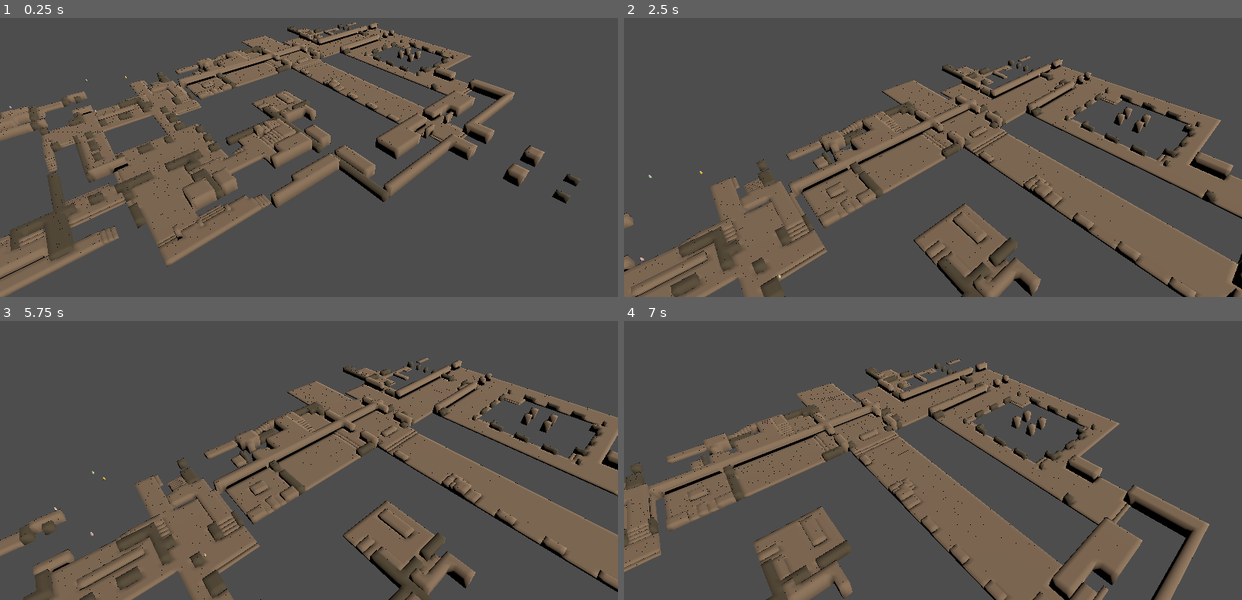
Above: before the commit, frames 1-4 (two rows, left to right).
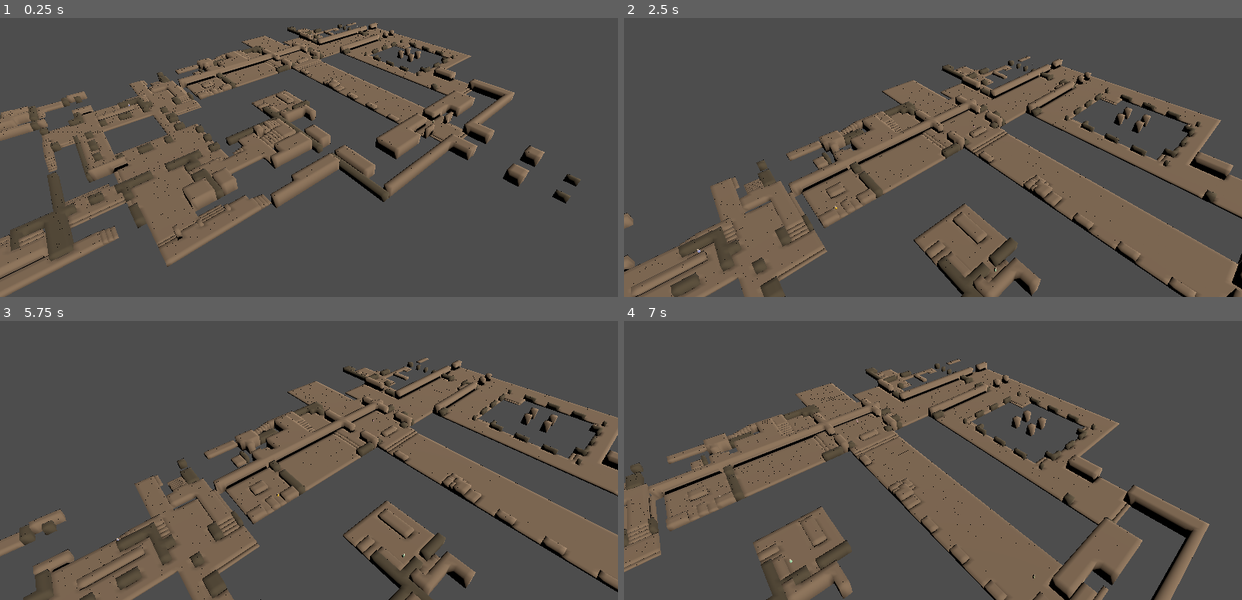
Above: after the commit, the same moments.

Repository: scorpio21/MapaInteractivoAbadia
Game: Godot game, scene res://scenes/Main3D.tscn
Same seed, same stepped clock (60 frames per second), same inputs: the game is played once before the commit and once after it. This scene is started directly instead of the project's main scene.
Inputs (mouse positions are in pixels of both pictures, inside the frame that each line leads up to):
- Up to frame 1 (0.25 s): no input
- Up to frame 2 (2.5 s): tap Enter at 0.5 s; move the mouse to (902, 193) at 0.52 s; hold Up (ui_up) 0.53-2.03 s; click (902, 193) at 0.67 s; move the mouse to (1118, 174) at 1.27 s; move the mouse to (747, 71) at 2.02 s; hold Left (ui_left) from 2.03 s (still down)
- Up to frame 3 (5.75 s): move the mouse to (339, 427) at 2.77 s; click (339, 427) at 2.92 s; move the mouse to (216, 340) at 3.52 s; release Left (ui_left) at 3.53 s; hold Down (ui_down) 3.53-4.28 s; move the mouse to (444, 407) at 4.27 s; hold Right (ui_right) 4.28-5.03 s; move the mouse to (185, 443) at 5.02 s; hold Up (ui_up) from 5.03 s (still down); click (185, 443) at 5.17 s
- Up to frame 4 (7 s): move the mouse to (994, 348) at 5.77 s; release Up (ui_up) at 5.78 s; hold Right (ui_right) from 5.78 s (still down); move the mouse to (902, 496) at 6.52 s

The runs differ from the first frame. In frame 1, less than 0.1% of the frame differs, in the area x 1-71%, y 2-38%; in frame 2, less than 0.1%, in the area x 2-67%, y 16-94%; in frame 3, less than 0.1%; in frame 4, less than 0.1%.

Commit message:
fix: personajes dentro del mapa con posiciones correctas
- Posiciones calculadas desde AbbeyMap.gd room grid coords
- _room_to_world() convierte room grid + tile a world coords
- Rutas de Personaje3D usan las mismas coordenadas
- Cada personaje comienza en su habitación asignada
- Altura del terreno al spawn

Diff:
--- a/scripts/AbbeyBuilder3D.gd
+++ b/scripts/AbbeyBuilder3D.gd
@@ -5,6 +5,9 @@
 
 var floors_data: Array = []
 var rooms_data: Array = []
+
+# Build a lookup: room_grid[y][x] -> room_id
+# And compute world positions from room grid + tile coords
 
 func _ready() -> void:
 	print("=== AbbeyBuilder3D INICIADO ===")
@@ -32,6 +35,24 @@
 		if json.parse(r.get_as_text()) == OK:
 			rooms_data = json.data
 		r.close()
+
+# Convert room grid coords + tile coords to world position
+# grid_x, grid_y = room position in the 16x16 grid
+# tile_x, tile_y = position within the room (0-15)
+func _room_to_world(grid_x: int, grid_y: int, tile_x: int, tile_y: int) -> Vector3:
+	var wx = grid_x * 16 * tile_size + tile_x * tile_size + tile_size * 0.5
+	var wz = grid_y * 16 * tile_size + tile_y * tile_size + tile_size * 0.5
+	return Vector3(wx, 0, wz)
+
+# Get height at a specific room grid + tile position
+func _get_height_at(grid_x: int, grid_y: int, tile_x: int, tile_y: int) -> int:
+	var floor_data = floors_data[floor_index]
+	var room_grid = floor_data["room"]
+	var room_id = room_grid[grid_y][grid_x]
+	if room_id == 0 or room_id > rooms_data.size():
+		return -1
+	var room = rooms_data[room_id - 1]
+	return room["heightData"][tile_y][tile_x]
 
 func _generate_map() -> void:
 	var floor_data = floors_data[floor_index]
@@ -104,35 +125,30 @@
 	var y0 = 0.0
 	var y1 = height
 
-	# Top
-	st.add_vertex(Vector3(x-s, y1, z-s))
-	st.add_vertex(Vector3(x+s, y1, z-s))
-	st.add_vertex(Vector3(x+s, y1, z+s))
-	st.add_vertex(Vector3(x-s, y1, z-s))
-	st.add_vertex(Vector3(x+s, y1, z+s))
-	st.add_vertex(Vector3(x-s, y1, z+s))
-	# Front
+	st.add_vertex(Vector3(x-s, y1, z-s))
+	st.add_vertex(Vector3(x+s, y1, z-s))
+	st.add_vertex(Vector3(x+s, y1, z+s))
+	st.add_vertex(Vector3(x-s, y1, z-s))
+	st.add_vertex(Vector3(x+s, y1, z+s))
+	st.add_vertex(Vector3(x-s, y1, z+s))
 	st.add_vertex(Vector3(x-s, y0, z-s))
 	st.add_vertex(Vector3(x+s, y0, z-s))
 	st.add_vertex(Vector3(x+s, y1, z-s))
 	st.add_vertex(Vector3(x-s, y0, z-s))
 	st.add_vertex(Vector3(x+s, y1, z-s))
 	st.add_vertex(Vector3(x-s, y1, z-s))
-	# Back
 	st.add_vertex(Vector3(x+s, y0, z+s))
 	st.add_vertex(Vector3(x-s, y0, z+s))
 	st.add_vertex(Vector3(x-s, y1, z+s))
 	st.add_vertex(Vector3(x+s, y0, z+s))
 	st.add_vertex(Vector3(x-s, y1, z+s))
 	st.add_vertex(Vector3(x+s, y1, z+s))
-	# Left
 	st.add_vertex(Vector3(x-s, y0, z+s))
 	st.add_vertex(Vector3(x-s, y0, z-s))
 	st.add_vertex(Vector3(x-s, y1, z-s))
 	st.add_vertex(Vector3(x-s, y0, z+s))
 	st.add_vertex(Vector3(x-s, y1, z-s))
 	st.add_vertex(Vector3(x-s, y1, z+s))
-	# Right
 	st.add_vertex(Vector3(x+s, y0, z-s))
 	st.add_vertex(Vector3(x+s, y0, z+s))
 	st.add_vertex(Vector3(x+s, y1, z+s))
@@ -143,20 +159,28 @@
 func _add_characters() -> void:
 	var script = preload("res://scripts/Personaje3D.gd")
 
+	# Posiciones de AbbeyMap.gd: room(room_grid_x, room_grid_y), pos(tile_x, tile_y)
+	# _room_to_world(gx, gy, tx, ty)
 	var chars = [
-		{"n": "Abad", "c": Color(1, 0.8, 0.2), "p": Vector3(128, 0, 48), "t": 0},
-		{"n": "Adso", "c": Color(0.8, 0.8, 0.8), "p": Vector3(80, 0, 60), "t": 1},
-		{"n": "Malaquías", "c": Color(0.7, 0.7, 0.9), "p": Vector3(48, 0, 48), "t": 2},
-		{"n": "Berengario", "c": Color(0.9, 0.7, 0.7), "p": Vector3(96, 0, 96), "t": 3},
-		{"n": "Severino", "c": Color(0.7, 0.9, 0.7), "p": Vector3(100, 0, 32), "t": 4},
-		{"n": "Bernardo", "c": Color(0.85, 0.85, 0.6), "p": Vector3(140, 0, 140), "t": 5},
-		{"n": "Jorge", "c": Color(0.6, 0.6, 0.6), "p": Vector3(32, 0, 100), "t": 6},
+		{"n": "Abad", "c": Color(1, 0.8, 0.2), "gx": 5, "gy": 3, "tx": 4, "ty": 12, "t": 0},
+		{"n": "Adso", "c": Color(0.8, 0.8, 0.8), "gx": 10, "gy": 2, "tx": 5, "ty": 1, "t": 1},
+		{"n": "Malaquías", "c": Color(0.7, 0.7, 0.9), "gx": 3, "gy": 3, "tx": 10, "ty": 4, "t": 2},
+		{"n": "Berengario", "c": Color(0.9, 0.7, 0.7), "gx": 8, "gy": 3, "tx": 8, "ty": 12, "t": 3},
+		{"n": "Severino", "c": Color(0.7, 0.9, 0.7), "gx": 6, "gy": 6, "tx": 8, "ty": 1, "t": 4},
+		{"n": "Bernardo", "c": Color(0.85, 0.85, 0.6), "gx": 8, "gy": 8, "tx": 8, "ty": 4, "t": 5},
+		{"n": "Jorge", "c": Color(0.6, 0.6, 0.6), "gx": 12, "gy": 2, "tx": 7, "ty": 7, "t": 6},
 	]
 
 	for d in chars:
+		var pos = _room_to_world(d["gx"], d["gy"], d["tx"], d["ty"])
+		var h = _get_height_at(d["gx"], d["gy"], d["tx"], d["ty"])
+		var ground_h = 0.0
+		if h > 0 and h < 15:
+			ground_h = float(h) * 0.5
+
 		var c = Node3D.new()
 		c.name = d["n"]
-		c.position = d["p"]
+		c.position = Vector3(pos.x, ground_h + 0.1, pos.z)
 
 		var body = MeshInstance3D.new()
 		body.mesh = CapsuleMesh.new()
--- a/scripts/Personaje3D.gd
+++ b/scripts/Personaje3D.gd
@@ -1,8 +1,6 @@
 extends Node3D
 
-# Personaje 3D que camina por el mapa
-
-@export var tipo: int = 0  # 0=Abad, 1-5=Monjes
+@export var tipo: int = 0
 @export var nombre: String = "Personaje"
 @export var velocidad: float = 3.0
 
@@ -10,43 +8,45 @@
 var esperando: bool = false
 var tiempo_espera: float = 0.0
 
-# Rutas predefinidas (posiciones en el mapa 3D)
+# Coordenadas: _room_to_world(gx, gy, tx, ty)
+# gx,gy = room grid, tx,ty = tile in room
+# world_x = gx * 32 + tx * 2 + 1, world_z = gy * 32 + ty * 2 + 1
 var rutas := {
-	0: [  # Abad
-		Vector3(128, 2, 48),   # Altar
-		Vector3(48, 2, 48),    # Refectorio
-		Vector3(80, 2, 48),    # Celda
-		Vector3(140, 2, 128),  # Entrada
+	0: [  # Abad: celda -> altar -> refectorio -> celda
+		Vector3(5*32+4*2+1, 0, 3*32+12*2+1),  # celda (5,3)(4,12)
+		Vector3(8*32+8*2+1, 0, 3*32+12*2+1),  # altar (8,3)(8,12)
+		Vector3(3*32+13*2+1, 0, 3*32+7*2+1),  # refectorio (3,3)(13,7)
+		Vector3(5*32+4*2+1, 0, 3*32+12*2+1),  # celda
 	],
-	1: [  # Adso
-		Vector3(80, 2, 60),
-		Vector3(128, 2, 48),
-		Vector3(80, 2, 60),
+	1: [  # Adso: celda Guillermo -> iglesia -> celda
+		Vector3(10*32+5*2+1, 0, 2*32+1*2+1),
+		Vector3(9*32+12*2+1, 0, 2*32+10*2+1),
+		Vector3(10*32+5*2+1, 0, 2*32+1*2+1),
 	],
-	2: [  # Malaquías
-		Vector3(48, 2, 48),
-		Vector3(48, 2, 96),
-		Vector3(48, 2, 48),
+	2: [  # Malaquías: scriptorium -> claustro -> scriptorium
+		Vector3(3*32+10*2+1, 0, 3*32+4*2+1),
+		Vector3(2*32+8*2+1, 0, 1*32+8*2+1),
+		Vector3(3*32+10*2+1, 0, 3*32+4*2+1),
 	],
-	3: [  # Berengario
-		Vector3(96, 2, 96),
-		Vector3(128, 2, 48),
-		Vector3(96, 2, 96),
+	3: [  # Berengario: altar -> nave -> altar
+		Vector3(8*32+8*2+1, 0, 3*32+12*2+1),
+		Vector3(8*32+8*2+1, 0, 2*32+4*2+1),
+		Vector3(8*32+8*2+1, 0, 3*32+12*2+1),
 	],
-	4: [  # Severino
-		Vector3(100, 2, 32),
-		Vector3(128, 2, 48),
-		Vector3(100, 2, 32),
+	4: [  # Severino: celda -> celdas monjes -> celda
+		Vector3(6*32+8*2+1, 0, 6*32+1*2+1),
+		Vector3(5*32+4*2+1, 0, 3*32+12*2+1),
+		Vector3(6*32+8*2+1, 0, 6*32+1*2+1),
 	],
-	5: [  # Bernardo
-		Vector3(140, 2, 140),
-		Vector3(128, 2, 48),
-		Vector3(140, 2, 140),
+	5: [  # Bernardo: entrada -> iglesia -> entrada
+		Vector3(8*32+8*2+1, 0, 8*32+4*2+1),
+		Vector3(8*32+8*2+1, 0, 2*32+4*2+1),
+		Vector3(8*32+8*2+1, 0, 8*32+4*2+1),
 	],
-	6: [  # Jorge
-		Vector3(32, 2, 100),
-		Vector3(48, 2, 48),
-		Vector3(32, 2, 100),
+	6: [  # Jorge: su area -> scriptorium -> su area
+		Vector3(12*32+7*2+1, 0, 2*32+7*2+1),
+		Vector3(3*32+10*2+1, 0, 3*32+4*2+1),
+		Vector3(12*32+7*2+1, 0, 2*32+7*2+1),
 	],
 }
 
@@ -71,18 +71,19 @@
 			objetivo = ruta_actual[indice_punto]
 		return
 
-	var direccion = (objetivo - position)
-	direccion.y = 0
-	var distancia = direccion.length()
+	var pos_actual = Vector3(position.x, 0, position.z)
+	var dir_obj = Vector3(objetivo.x, 0, objetivo.z) - pos_actual
+	var distancia = dir_obj.length()
 
 	if distancia < 1.0:
 		esperando = true
 		tiempo_espera = randf_range(1.0, 3.0)
 		return
 
-	var dir = direccion.normalized()
-	position += dir * velocidad * delta
+	var dir = dir_obj.normalized()
+	position.x += dir.x * velocidad * delta
+	position.z += dir.z * velocidad * delta
 
-	# Rotar hacia la dirección de movimiento
+	# Keep Y based on terrain height (rough: just keep current Y)
 	if dir.length() > 0.01:
-		look_at(position + dir, Vector3.UP)
+		look_at(position + Vector3(dir.x, 0, dir.z), Vector3.UP)
